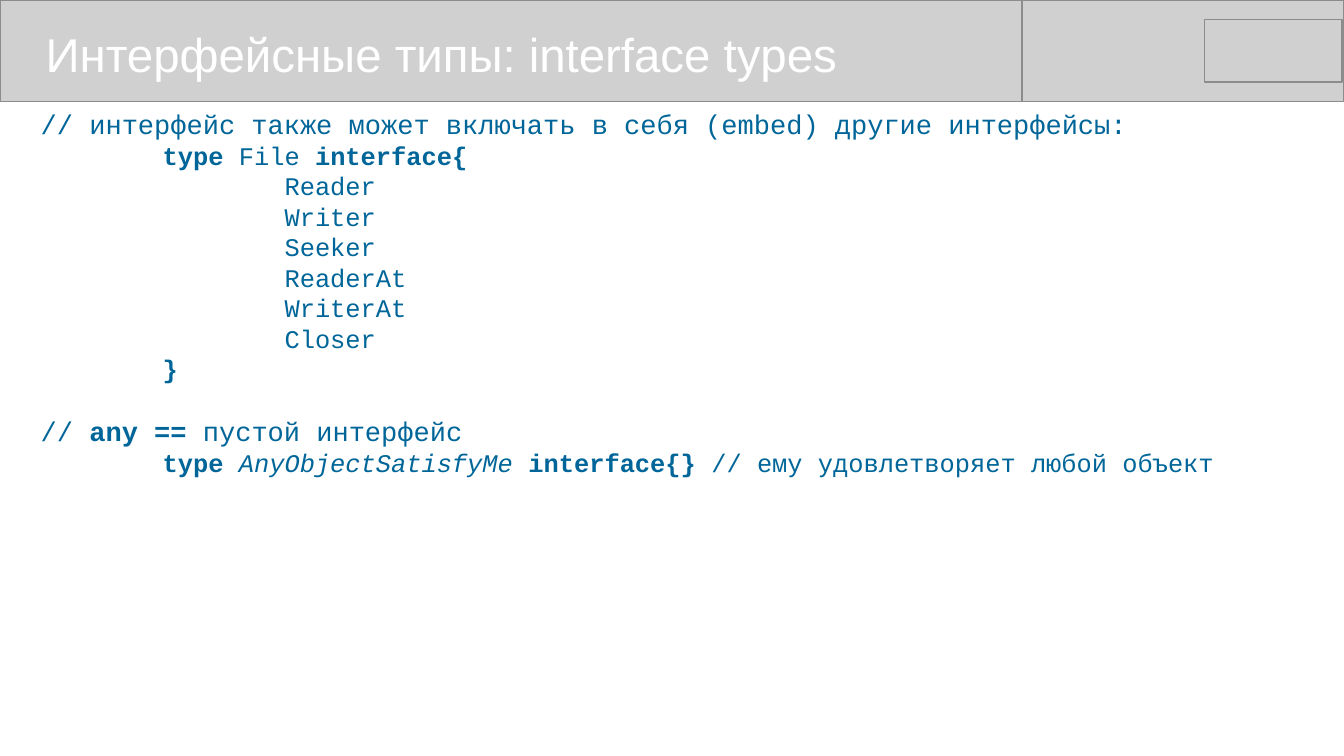
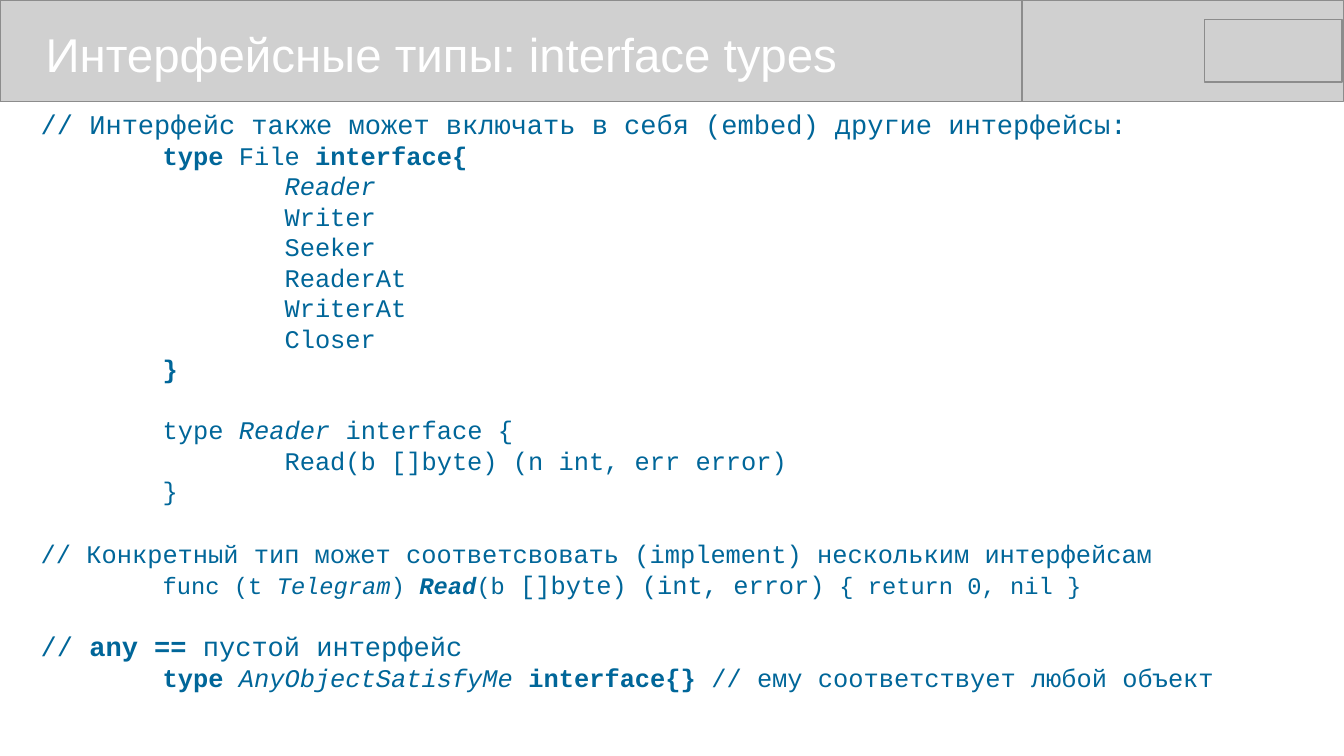
Before and after one commit to mike-shock/Go_language, a slide deck: slide 34 of Go_Review.odp. Drawn at 1344x756 pixels with LibreOffice and Linux fonts; fonts in the diff are those of the drawing; grey boxes stand for pictures. Boxes give left, top, right and bottom in pixels: in the first picture for what was removed or moved away, otherwise in the second. Text is boxed around its words. In the diff, an @@ line names an element or a change of style, - is before the commit and + after.

```diff
--- a/Go_Review.odp
+++ b/Go_Review.odp
@@ text at (89,115,1126,140): text changed @@
-// интерфейс также может включать в себя (embed) другие интерфейсы:
+// Интерфейс также может включать в себя (embed) другие интерфейсы:
@@ text at (285,177,376,196): italic on in "Reader" @@
@@ text at (86,421,1152,600): paragraphs added @@
+type Reader interface {
+Read(b []byte) (n int, err error)
+}
+// Конкретный тип может соответсвовать (implement) нескольким интерфейсам
+func (t Telegram) Read(b []byte) (int, error) { return 0, nil }
@@ text at (163,668,1213,693): text changed @@
-type AnyObjectSatisfyMe interface{} // ему удовлетворяет любой объект
+type AnyObjectSatisfyMe interface{} // ему соответствует любой объект
```
Also in this commit, not shown: 1 other slide changed, 2 other files.
